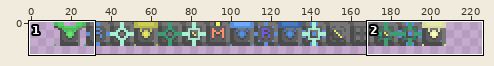
One commit to this sprite sheet: core/assets/sprites/codetesting4.png. The first picture is a wide view before the edit; the outline marks the close-up.
Close-up. Earlier state:
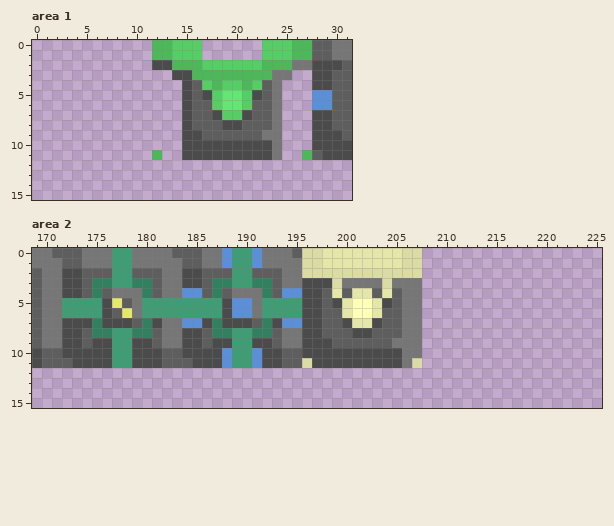
The file is 256x16 pixels. Colours within 5 levels of each other are drawn and written as one. Shown: area 1: x 0..31, y 0..15; area 2: x 169..225, y 0..15. The old version is drawn lined up with the new one. The wide view leaves out empty margins.
The same view after the edit:
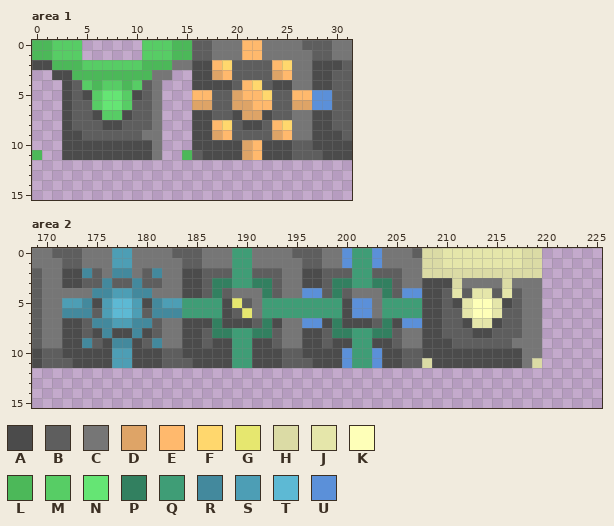
Palette (. is transparent): A #4b4b4b  B #5e5e5e  C #767676  D #dea467  E #ffb96d  F #ffd76d  G #e6e76f  H #dbdba5  J #e5e6aa  K #feffb8  L #4cb859  M #57cd65  N #65e574  P #328060  Q #3f9d76  R #43899d  S #4d9eb5  T #5db9d4  U #5b90d9
Edits made:
whole drawing moved by +12,+0 (the old picture is shown already moved)
Area 1:
y 0: x 0..4 ..... -> LLMMM; x 11..27 .LLMMM......MMMLL -> MMMLLBBCCCEECCCCB
y 1: x 0..4 ..... -> LLMMM; x 11..27 .LLMMM......MMMLL -> MMMLLBBCCCEECCCCC
y 2: x 0..25 ............AALLLMMMMMMLLL -> AALLLMMMMMMLLLCCAAEFBBBBEF
y 3: x 2..27 ............AALLLLLLLLCC.. -> AALLLLLLLLCC..AADEBBBBDECC
y 4: x 3..12 .......... -> ABMLMMLMBC; x 15..22 ABMLMMLM -> .AAAABEF; x 24..27 C... -> AACC
y 5: x 3..12 .......... -> ABAMNNMABC; x 15..27 ABAMNNMABC... -> .EEBBDEEFBBEE
y 6: x 3..12 .......... -> ABBMNNMBBC; x 15..27 ABBMNNMBBC... -> .DDBBDDEEBBDD
y 7: x 3..12 .......... -> ABBAMMABBC; x 15..27 ABBAMMABBC... -> .AABBADDABBCC
y 8: x 3..12 .......... -> ABBBAABBBC; x 15..22 ABBBAABB -> .AAEFBAA; x 24..27 C... -> EFCC
y 9: x 3..12 .......... -> AABBBBBBCC; x 15 A -> .; x 17..19 BBB -> ADE; x 23..27 CC... -> BDECC
y 10: x 3..12 .......... -> AAAAAAAAAC; x 15 A -> .; x 21..22 AA -> DE; x 24..27 C... -> AABB
y 11: x 0 . -> L; x 3..12 .........L -> AAAAAAAAAC; x 15..16 AA -> LB; x 21..22 AA -> DE; x 24..27 C..L -> AABB
Area 2:
y 0: x 177..178 QQ -> SS; x 188 U -> C; x 191 U -> C; x 196..219 HHJJJJJJJJHH............ -> BBCCUQQUCCCBHHJJJJJJJJHH
y 1: x 177..178 QQ -> SS; x 188 U -> C; x 191 U -> C; x 196..219 HHJJJJJJJJHH............ -> BBCCUQQUCCCCHHJJJJJJJJHH
y 2: x 174 B -> R; x 176..179 BQQB -> CRRC; x 181 B -> R; x 196..219 HHHHHHHHHHHH............ -> AABBBQQBBBCCHHHHHHHHHHHH
y 3: x 175..180 PPQQPP -> BRBBRB; x 198..205 AHCCCCHC -> BPPQQPPB; x 208..219 ............ -> AAAHCCCCHCCC
y 4: x 172..181 AABPBCCCPB -> CCCRRSSRRC; x 184..185 UU -> AA; x 194..197 UUAA -> CCUU; x 199 J -> P; x 201..204 JJBJ -> CCCP; x 206..219 CC............ -> UUAABJBJJBJBCC
y 5: x 172..183 QQQQAGBCQQQQ -> SSRASTTSARSS; x 189..190 UU -> GB; x 196..219 AABAJKKJABCC............ -> QQQQAUUCQQQQAABAJKKJABCC
y 6: x 172..183 QQQQABGCQQQQ -> RRRBSTTSBRRR; x 189..190 UU -> BG; x 196..219 AABBJKKJBBCC............ -> QQQQAUUCQQQQAABBJKKJBBCC
y 7: x 174..181 APAAABPA -> BRRSSRRB; x 184..185 UU -> AA; x 194..199 UUAABB -> CCUUAP; x 201..219 JJABBCC............ -> AABPAUUAABBAJJABBCC
y 8: x 175..180 PPQQPP -> ARAARA; x 199..204 BBAABB -> PPQQPP; x 208..219 ............ -> AABBBAABBBCC
y 9: x 174..175 BA -> RB; x 177..178 QQ -> RR; x 180..181 AB -> BR; x 198..205 ABBBBBBC -> BAAQQAAB; x 208..219 ............ -> AAABBBBBBCCC
y 10: x 177..178 QQ -> SS; x 188 U -> A; x 191 U -> A; x 200..203 AAAA -> UQQU; x 206..219 CC............ -> BBAAAAAAAAAACC
y 11: x 177..178 QQ -> SS; x 188 U -> A; x 191 U -> A; x 196 H -> B; x 200..203 AAAA -> UQQU; x 206..219 CH............ -> BBHAAAAAAAAACH
Boxes around the changes in both close-ups, in picture pixels (x1, y1, x2, y2):
changed: (32, 40, 312, 160)
changed: (62, 248, 542, 368)
